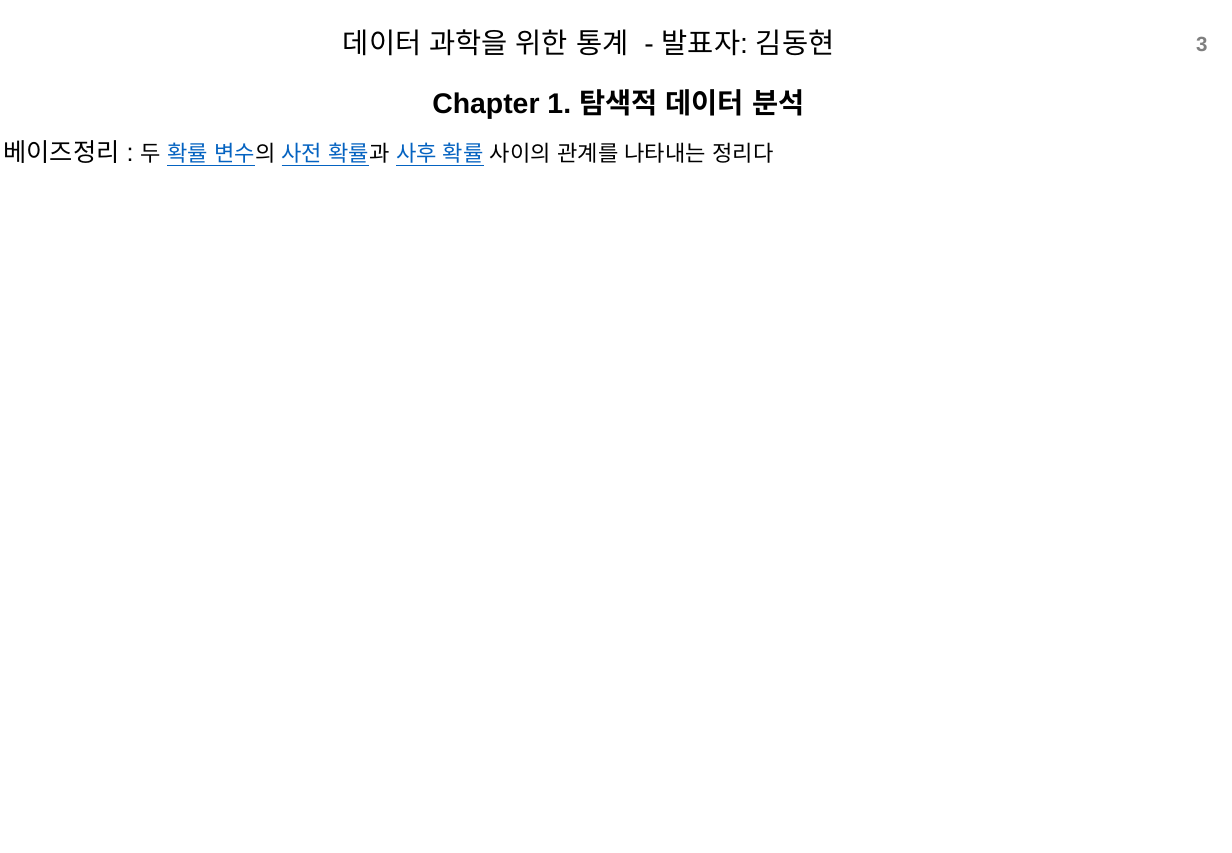
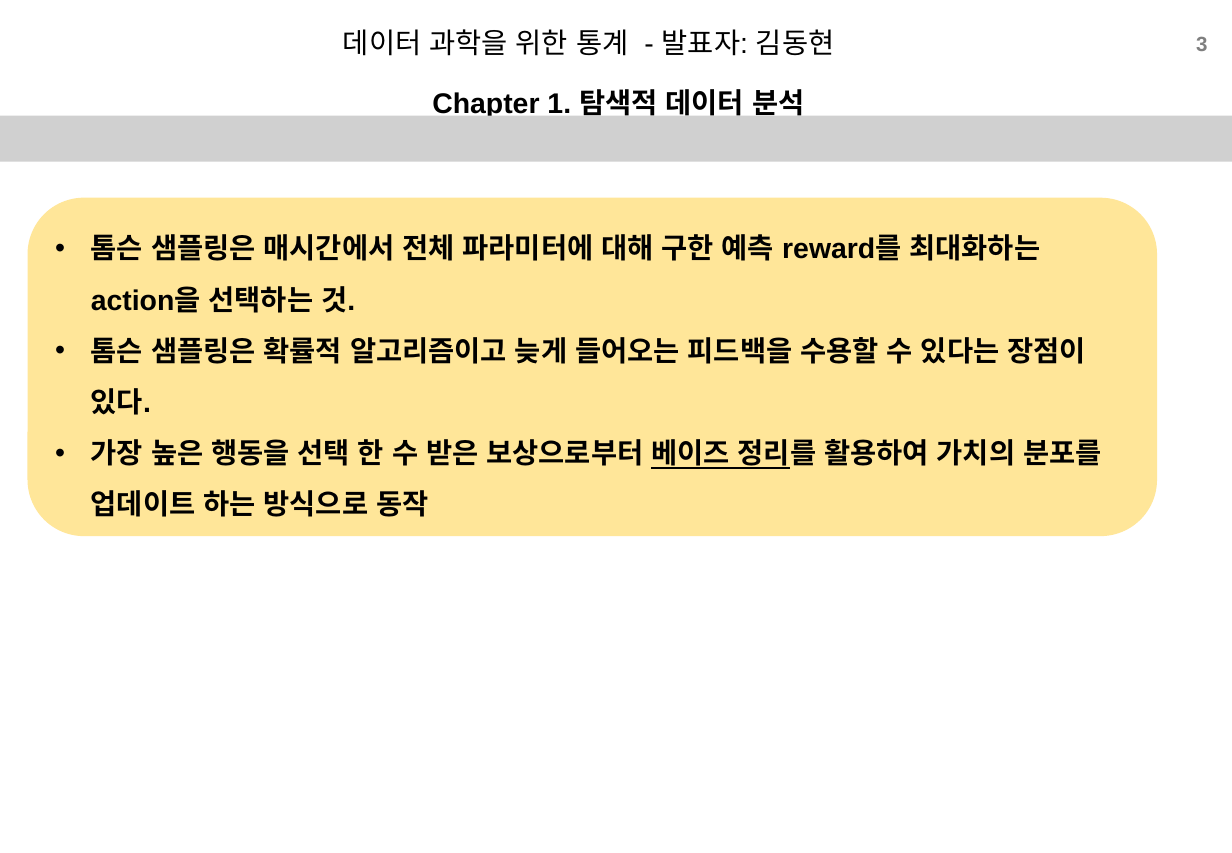
Before and after one commit to xddongx/flexink, a slide deck: slide 3 of study/ppt/[스터디]멀티암드밴딧_KDH.pptx. Drawn at 1232x853 pixels with LibreOffice and Linux fonts; fonts in the diff are those of the drawing; grey boxes stand for pictures; background and template pictures are left out. Boxes give left, top, right and bottom in pixels: in the first picture for what was removed or moved away, otherwise in the second. Text is boxed around its words. In the diff, an @@ line names an element or a change of style, - is before the commit and + after.

```diff
--- a/study/ppt/[스터디]멀티암드밴딧_KDH.pptx
+++ b/study/ppt/[스터디]멀티암드밴딧_KDH.pptx
@@ picture added at [0,116,1232,162] @@
@@ text removed at [4,140,773,166] @@
-  베이즈정리 : 두 확률 변수의 사전 확률과 사후 확률 사이의 관계를 나타내는 정리다
@@ rounded rectangle added at [27,198,1157,537], fill #FFE699, 18 pt, text #000000, bold @@
+• 톰슨 샘플링은 매시간에서 전체 파라미터에 대해 구한 예측 reward를 최대화하는 action을 선택하는 것.
+• 톰슨 샘플링은 확률적 알고리즘이고 늦게 들어오는 피드백을 수용할 수 있다는 장점이 있다.
+• 가장 높은 행동을 선택 한 수 받은 보상으로부터 베이즈 정리를 활용하여 가치의 분포를 업데이트 하는 방식으로 동작
```
Also in this commit, not shown: 2 other slides changed.
